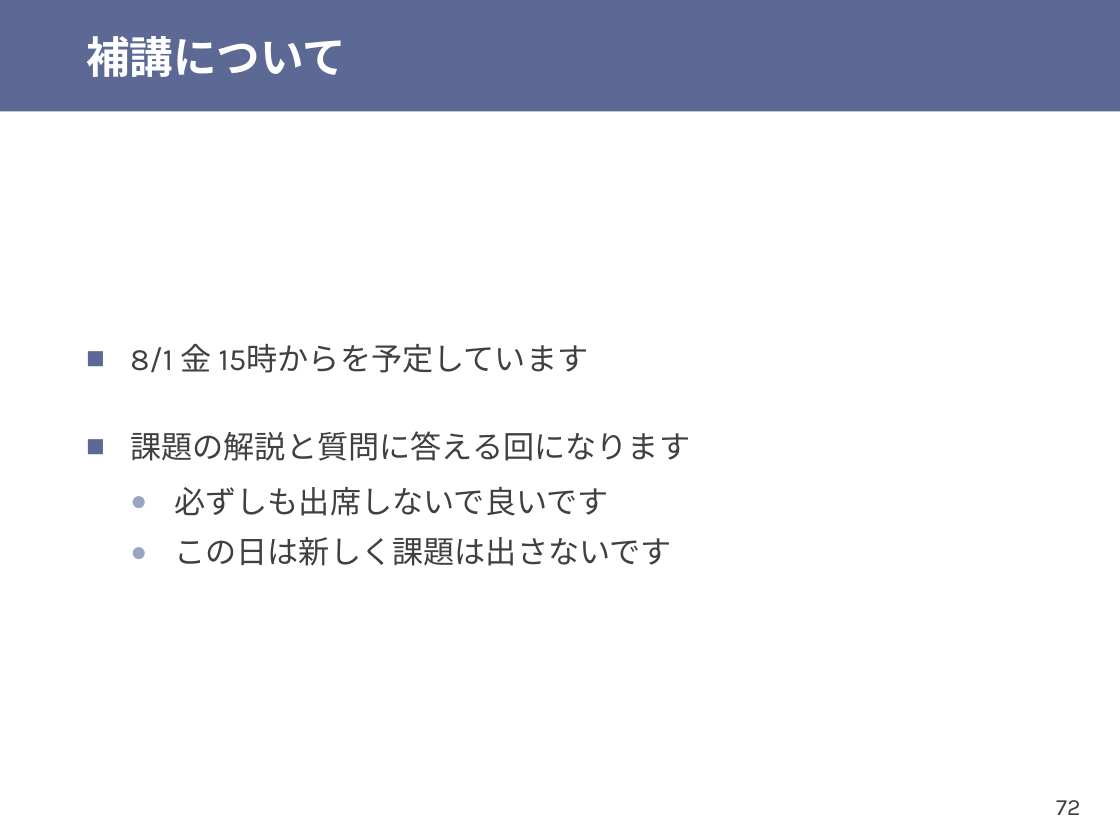
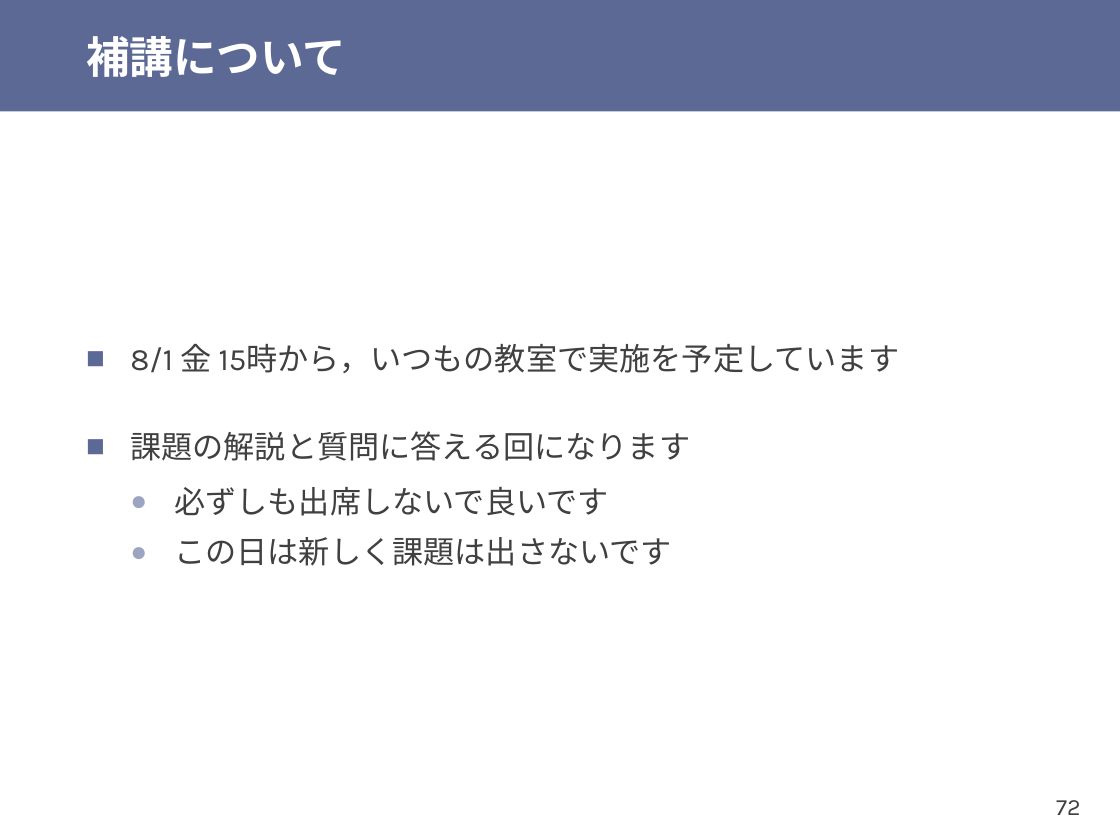
Before and after one commit to shioyadan/otya-computer-architecture-i, a slide deck: slide 72 of cai-shioya-11.pptx. Drawn at 1120x840 pixels with LibreOffice and Linux fonts; fonts in the diff are those of the drawing. Boxes give left, top, right and bottom in pixels: in the first picture for what was removed or moved away, otherwise in the second. Text is boxed around its words. In the diff, an @@ line names an element or a change of style, - is before the commit and + after.

```diff
--- a/cai-shioya-11.pptx
+++ b/cai-shioya-11.pptx
@@ text at (x1=130, y1=344, x2=899, y2=373): text changed @@
-■ 8/1 金 15時からを予定しています
+■ 8/1 金 15時から，いつもの教室で実施を予定しています
```
Also in this commit, not shown: 2 other slides changed, 17 slides added, 1 other file.
